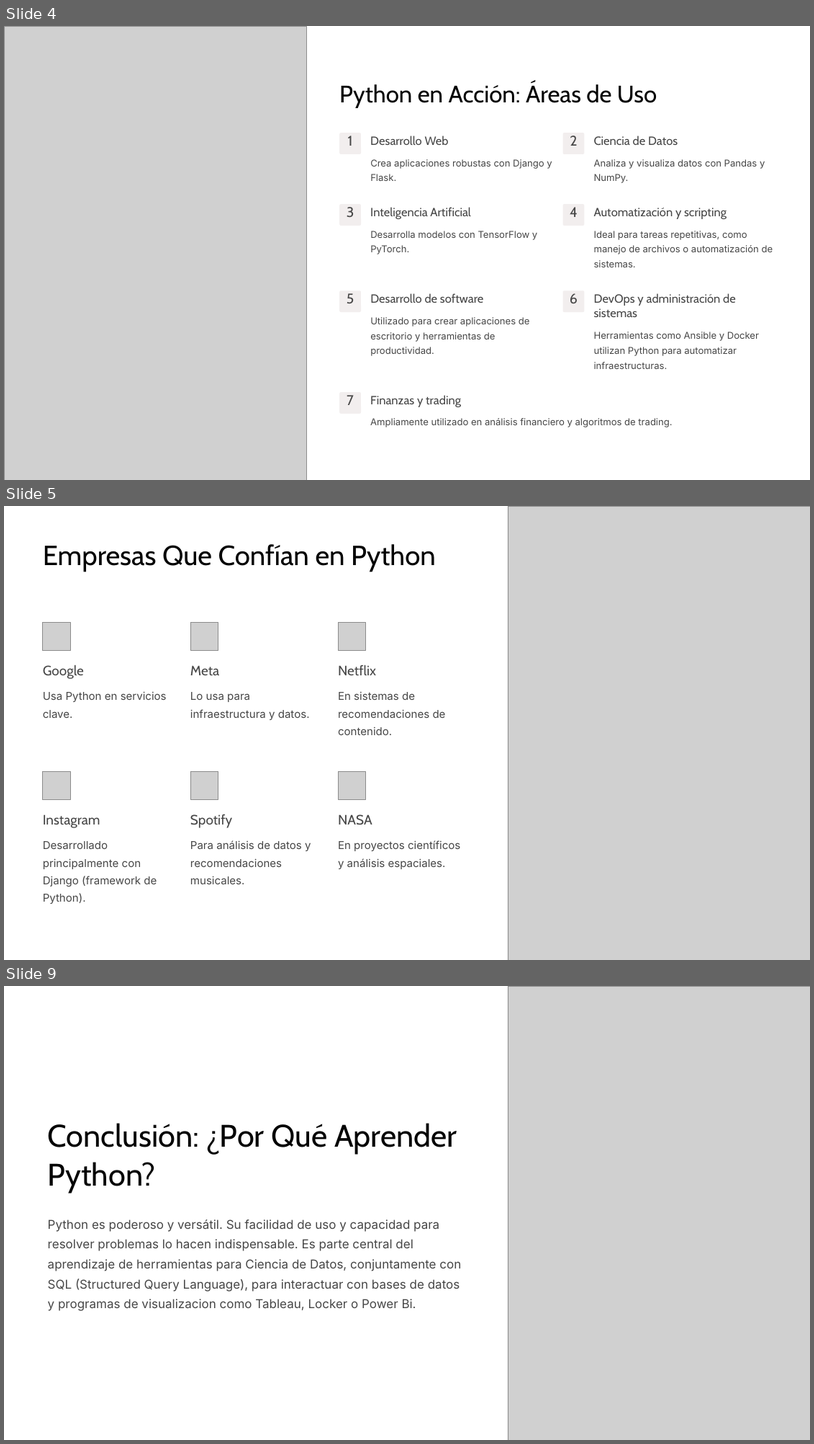
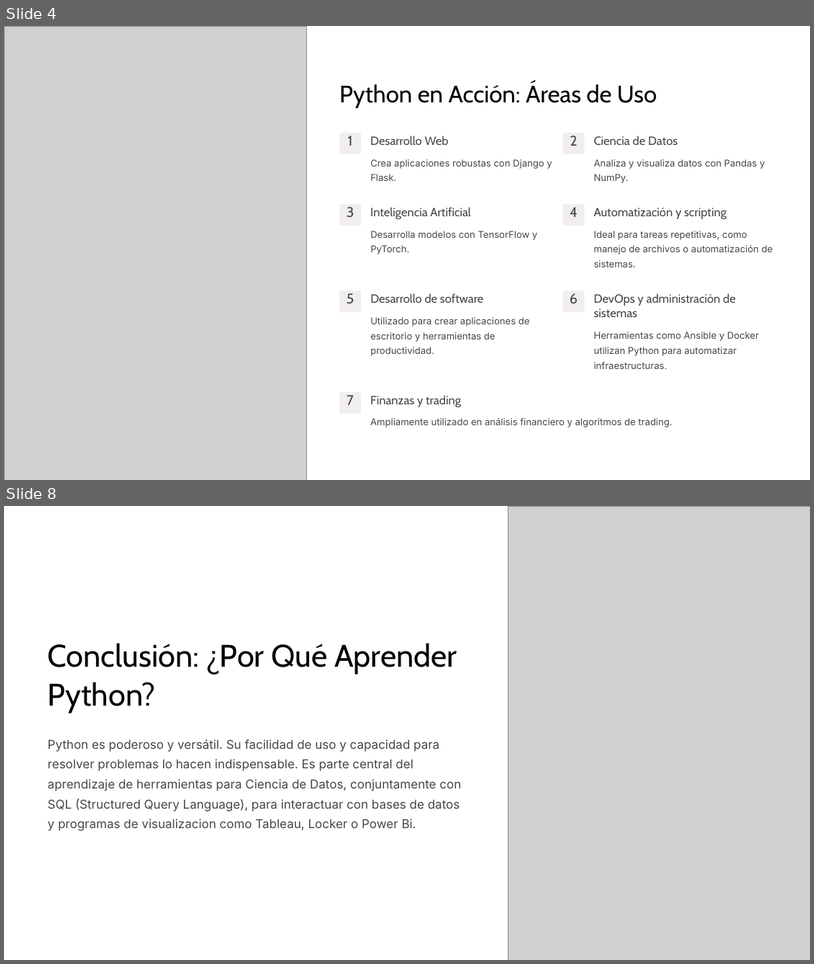
Before and after one commit to CarlosRubenBageta/Curso-Introduccion-a-Python-para-Data-Science, a slide deck: Clase 1/Descubre-Python-Tu-Primer-Paso-en-Programacion.pptx. Shown one above the other, each under a label of ours: slides 4, 5 and 9 before the commit, slides 4 and 8 after it; the slides between them are not shown. The pictures are 814x1444 and 814x964 pixels, drawn with LibreOffice and Linux fonts; fonts in the diff are those of the drawing; grey boxes stand for pictures; background and template pictures are left out. Boxes give left, top, right and bottom in pixels: in the first picture for what was removed or moved away, otherwise in the second. Text is boxed around its words. In the diff, an @@ line names an element or a change of style, - is before the commit and + after.

```diff
--- a/Clase 1/Descubre-Python-Tu-Primer-Paso-en-Programacion.pptx
+++ b/Clase 1/Descubre-Python-Tu-Primer-Paso-en-Programacion.pptx
@@ slide 5 removed at [4,506,810,960], background #FFFFFF; not listed: 1 template element that a slide beside it also shows @@
@@ picture removed at [508,506,810,960] @@
@@ text removed at [43,544,436,572] @@
-Empresas Que Confían en Python
@@ picture removed at [43,623,70,650] @@
@@ picture removed at [190,623,219,650] @@
@@ picture removed at [338,623,366,650] @@
@@ text removed at [43,665,84,679] @@
-Google
@@ text removed at [190,665,219,675] @@
-Meta
@@ text removed at [338,665,376,675] @@
-Netflix
@@ text removed at [43,691,167,718] @@
-Usa Python en servicios clave.
@@ text removed at [190,692,310,720] @@
-Lo usa para infraestructura y datos.
@@ text removed at [338,692,446,735] @@
-En sistemas de recomendaciones de contenido.
@@ picture removed at [43,771,70,799] @@
@@ picture removed at [190,771,219,799] @@
@@ picture removed at [338,771,366,799] @@
@@ text removed at [43,814,100,828] @@
-Instagram
@@ text removed at [190,814,232,828] @@
-Spotify
@@ text removed at [338,814,373,825] @@
-NASA
@@ text removed at [43,841,157,903] @@
-Desarrollado principalmente con Django (framework de Python).
@@ text removed at [190,840,311,884] @@
-Para análisis de datos y recomendaciones musicales.
@@ text removed at [338,840,460,869] @@
-En proyectos científicos y análisis espaciales.
@@ what was slide 9 is now slide 8 @@
```
Also in this commit, not shown: 4 slides changed, 10 other files.
